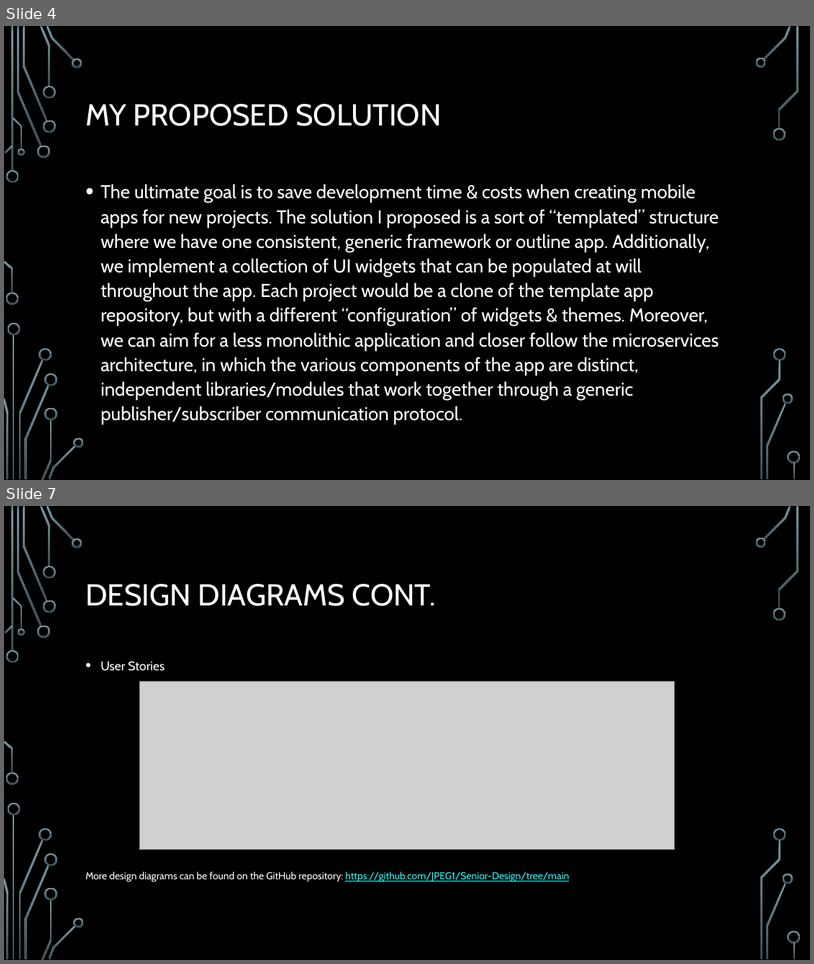
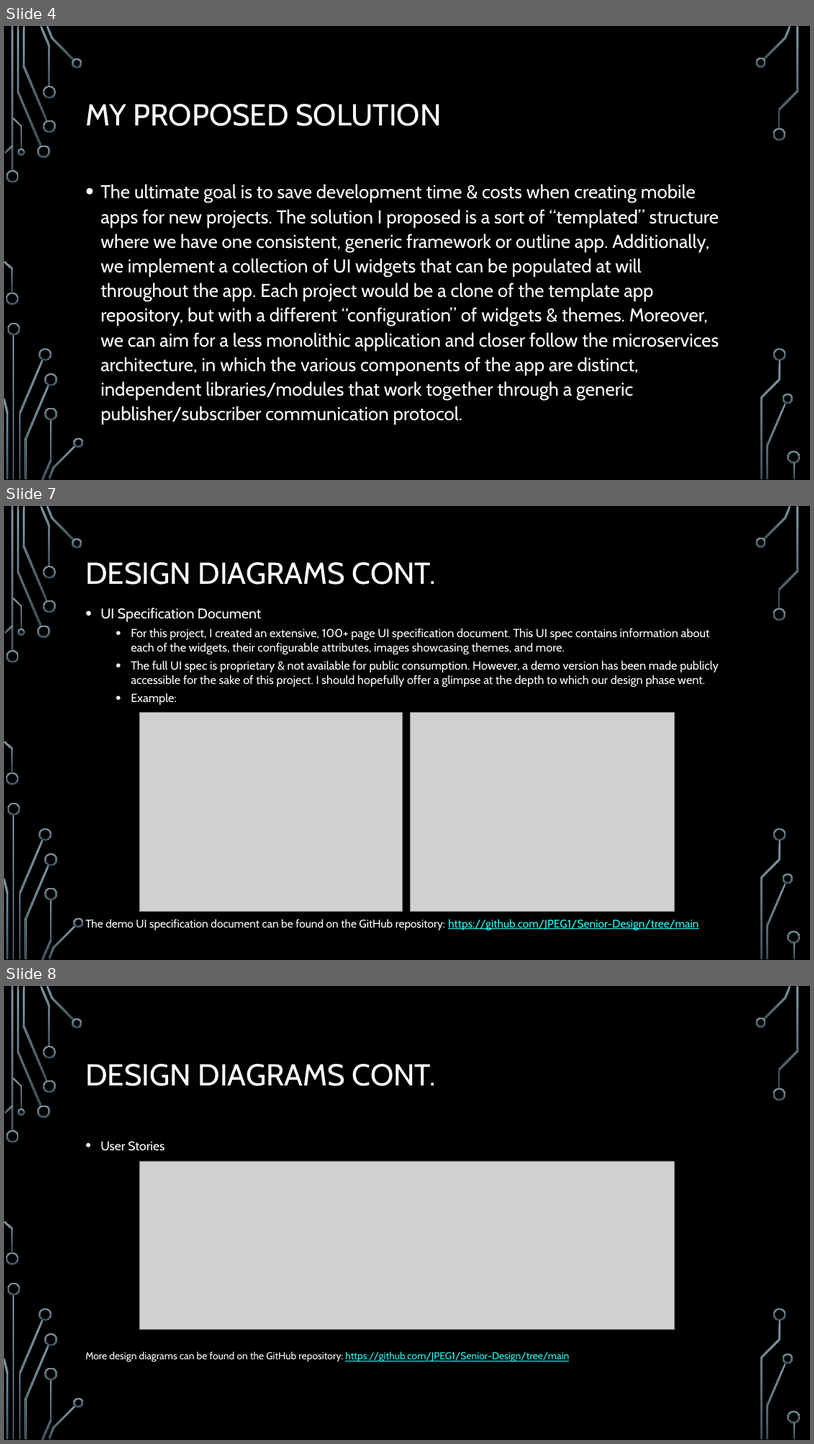
Before and after one commit to JPEG1/Senior-Design, a slide deck: CapstonePresentation_oosterjm.pptx. Shown one above the other, each under a label of ours: slides 4 and 7 before the commit, slides 4, 7 and 8 after it; the slides between them are not shown. The pictures are 814x964 and 814x1444 pixels, drawn with LibreOffice and Linux fonts; fonts in the diff are those of the drawing; grey boxes stand for pictures; background and template pictures are left out. Boxes give left, top, right and bottom in pixels: in the first picture for what was removed or moved away, otherwise in the second. Text is boxed around its words. In the diff, an @@ line names an element or a change of style, - is before the commit and + after.

Commit message:
Some modifications to the capstone presentation slides. Added a demo UI spec to the repo.

```diff
--- a/CapstonePresentation_oosterjm.pptx
+++ b/CapstonePresentation_oosterjm.pptx
@@ slide 7 added at [4, 506, 810, 960], background picture (left out); not listed: 36 template elements that a slide beside it also shows @@
@@ title added at [85, 562, 436, 584], 36 pt, text #FFFFFF @@
+DESIGN DIAGRAMS CONT.
@@ text added at [85, 608, 719, 930], 14 pt, text #FFFFFF @@
+• UI Specification Document
+  • For this project, I created an extensive, 100+ page UI specification document. This UI spec contains information about each of the widgets, their configurable attributes, images showcasing themes, and more.
+  • The full UI spec is proprietary & not available for public consumption. However, a demo version has been made publicly accessible for the sake of this project. I should hopefully offer a glimpse at the depth to which our design phase went.
+  • Example:
+The demo UI specification document can be found on the GitHub repository: https://github.com/JPEG1/Senior-Design/tree/main
@@ picture added at [139, 713, 403, 911] @@
@@ picture added at [411, 713, 675, 911] @@
@@ what was slide 7 is now slide 8 @@
```
Also in this commit, not shown: 5 slides changed, 5 other files.
